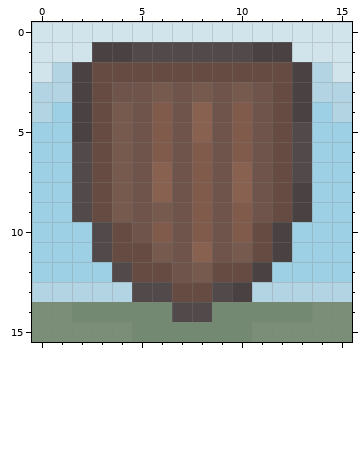
One commit to this pixel-art sprite: core/assets/mvndicraft/textures/ui/menu/resistance.png. Above is the file before it was changed.
The file is 16x16 pixels.
New version:
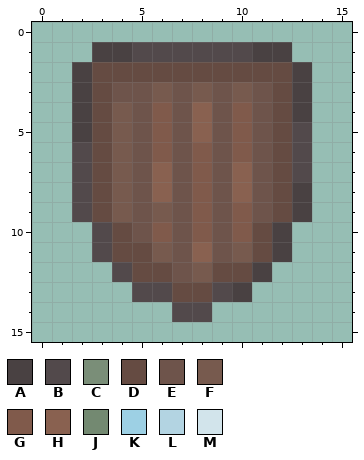
Palette (. is transparent): A #494142  B #52494b  C #7a8e78  D #654b42  E #6e544b  F #775a4e  G #805a4b  H #896150  J #738971  K #9dd0e4  L #b3d4e2  M #d2e4eb
Difference:
y 0: x 0..15 MMMMMMMMMMMMMMMM -> ................
y 1: x 0..2 MMM -> ...; x 13..15 MMM -> ...
y 2: x 0..1 ML -> ..; x 14..15 LM -> ..
y 3: x 0..1 LL -> ..; x 14..15 LL -> ..
y 4: x 0..1 LK -> ..; x 14..15 KL -> ..
y 5..9: x 0..1 KK -> ..; x 14..15 KK -> ..
y 10..11: x 0..2 KKK -> ...; x 13..15 KKK -> ...
y 12: x 0..3 KKKK -> ....; x 12..15 KKKK -> ....
y 13: x 0..4 LLLLL -> .....; x 11..15 LLLLL -> .....
y 14: x 0..6 CCJJJJJ -> .......; x 9..15 JJJJJCC -> .......
y 15: x 0..15 CCCCCJJJJJJCCCCC -> ................
Where, in picture pixels (left, top, right, bottom), the same in both pictures:
erased: (32, 22, 352, 342)
